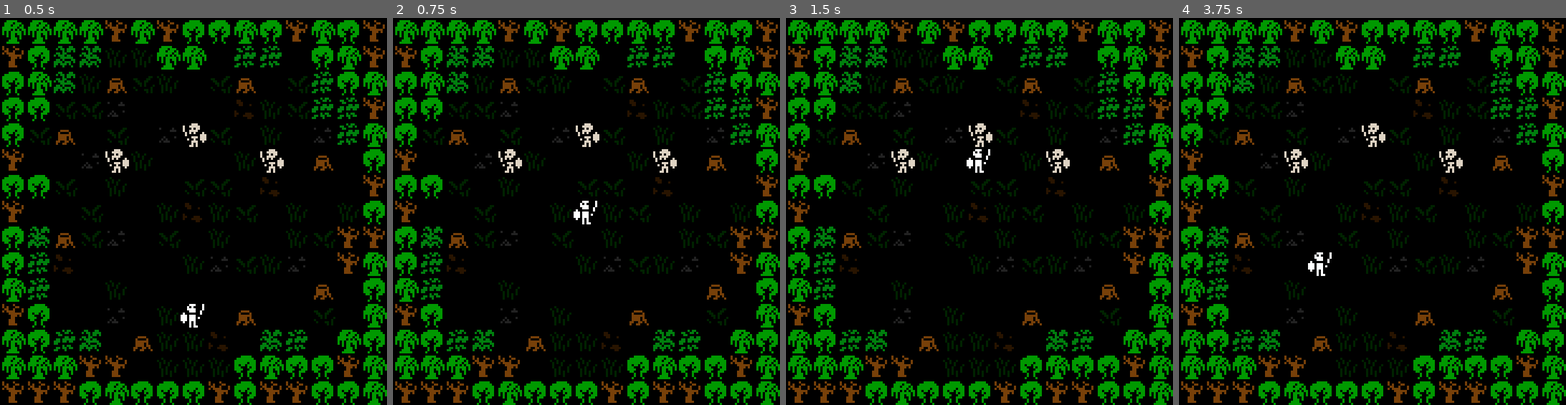
Above: before the commit, frames 1-4 (left to right).
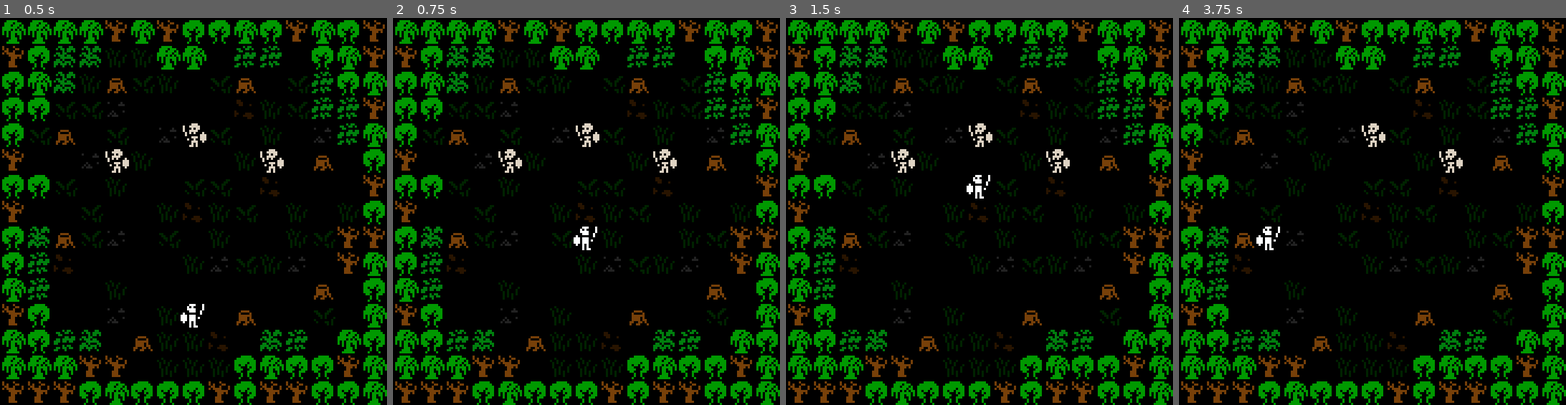
Above: after the commit, the same moments.

Repository: AaronWizard/skeleton-king
Game: Godot game, scene res://src/main.tscn
Same seed, same stepped clock (60 frames per second), same inputs: the game is played once before the commit and once after it.
Inputs:
- Up to frame 1 (0.5 s): no input
- Up to frame 2 (0.75 s): tap Enter at 0.5 s; hold Up (move_north) from 0.53 s (still down); tap Space (wait, bound only after the commit) at 0.6 s
- Up to frame 3 (1.5 s): keep holding Up (move_north); tap Space (wait, bound only after the commit) at 1.25, 1.35 s
- Up to frame 4 (3.75 s): tap Enter at 2, 3.5 s; release Up (move_north) at 2.03 s; hold Left (move_west) 2.03-3.53 s; tap Space (wait, bound only after the commit) at 2.1, 2.75, 2.85, 3.6 s; hold Down (move_south) from 3.53 s (still down)

Frame 1 is identical in both runs. In frame 2, 0.3% of the frame differs, in the area x 46-53%, y 47-60%; in frame 3, 0.3%; in frame 4, 0.5%, in the area x 20-40%, y 33-67%.

Commit message:
Player can kill enemies
Also added wait action

Diff:
--- a/project.godot
+++ b/project.godot
@@ -62,6 +62,11 @@
 , Object(InputEventKey,"resource_local_to_scene":false,"resource_name":"","device":-1,"window_id":0,"alt_pressed":false …(182 unchanged characters)…
 ]
 }
+wait={
+"deadzone": 0.2,
+"events": [Object(InputEventKey,"resource_local_to_scene":false,"resource_name":"","device":-1,"window_id":0,"alt_pressed":false,"shift_pressed":false,"ctrl_pressed":false,"meta_pressed":false,"pressed":false,"keycode":0,"physical_keycode":32,"key_label":0,"unicode":32,"location":0,"echo":false,"script":null)
+]
+}
 click={
 "deadzone": 0.2,
 "events": [Object(InputEventMouseButton,"resource_local_to_scene":false,"resource_name":"","device":-1,"window_id":0,"a …(258 unchanged characters)…
--- /dev/null
+++ b/src/combat/combat_engine.gd
@@ -0,0 +1,7 @@
+class_name CombatEngine
+
+
+static func attack_actor(attacker: Actor, target: Actor) -> void:
+	target.stats.stamina -= attacker.stats.attack
+	if not target.stats.is_alive:
+		target.map.remove_actor(target)
--- /dev/null
+++ b/src/turns/actions/attack_action.gd
@@ -0,0 +1,14 @@
+class_name AttackAction
+extends TurnAction
+
+var _attacker: Actor
+var _target: Actor
+
+
+func _init(p_attacker: Actor, p_target: Actor) -> void:
+	_attacker = p_attacker
+	_target = p_target
+
+
+func run() -> void:
+	CombatEngine.attack_actor(_attacker, _target)
--- a/src/ui/player_input.gd
+++ b/src/ui/player_input.gd
@@ -17,6 +17,10 @@
 
 
 func _unhandled_input(_event: InputEvent) -> void:
+	if Input.is_action_just_pressed("wait"):
+		_end_turn(null)
+		return
+
 	var move_vector := Vector2i(
 		Vector2(
 			Input.get_axis("move_west", "move_east"),
@@ -24,8 +28,36 @@
 		).limit_length(1)
 	)
 	var next_cell := player.origin_cell + move_vector
+
+	var action: TurnAction
+
+	action = _try_move(next_cell)
+	if action:
+		_end_turn(action)
+		return
+
+	action = _try_attack(next_cell)
+	if action:
+		_end_turn(action)
+		return
+
+
+func _try_move(next_cell: Vector2i) -> TurnAction:
+	var result: TurnAction = null
 	if (next_cell != player.origin_cell) \
 			and (player.map.actor_can_enter_cell(player, next_cell)):
-		active = false
-		var action := MoveAction.new(player, next_cell)
-		controller.send_player_action(action)
+		result = MoveAction.new(player, next_cell)
+	return result
+
+
+func _try_attack(next_cell: Vector2i) -> TurnAction:
+	var result: TurnAction = null
+	var other_actor := player.map.get_actor_on_cell(next_cell)
+	if other_actor and other_actor.data.faction != player.data.faction:
+		result = AttackAction.new(player, other_actor)
+	return result
+
+
+func _end_turn(action: TurnAction) -> void:
+	active = false
+	controller.send_player_action(action)
Not shown, added: src/combat/combat_engine.gd.uid
Not shown, added: src/turns/actions/attack_action.gd.uid
